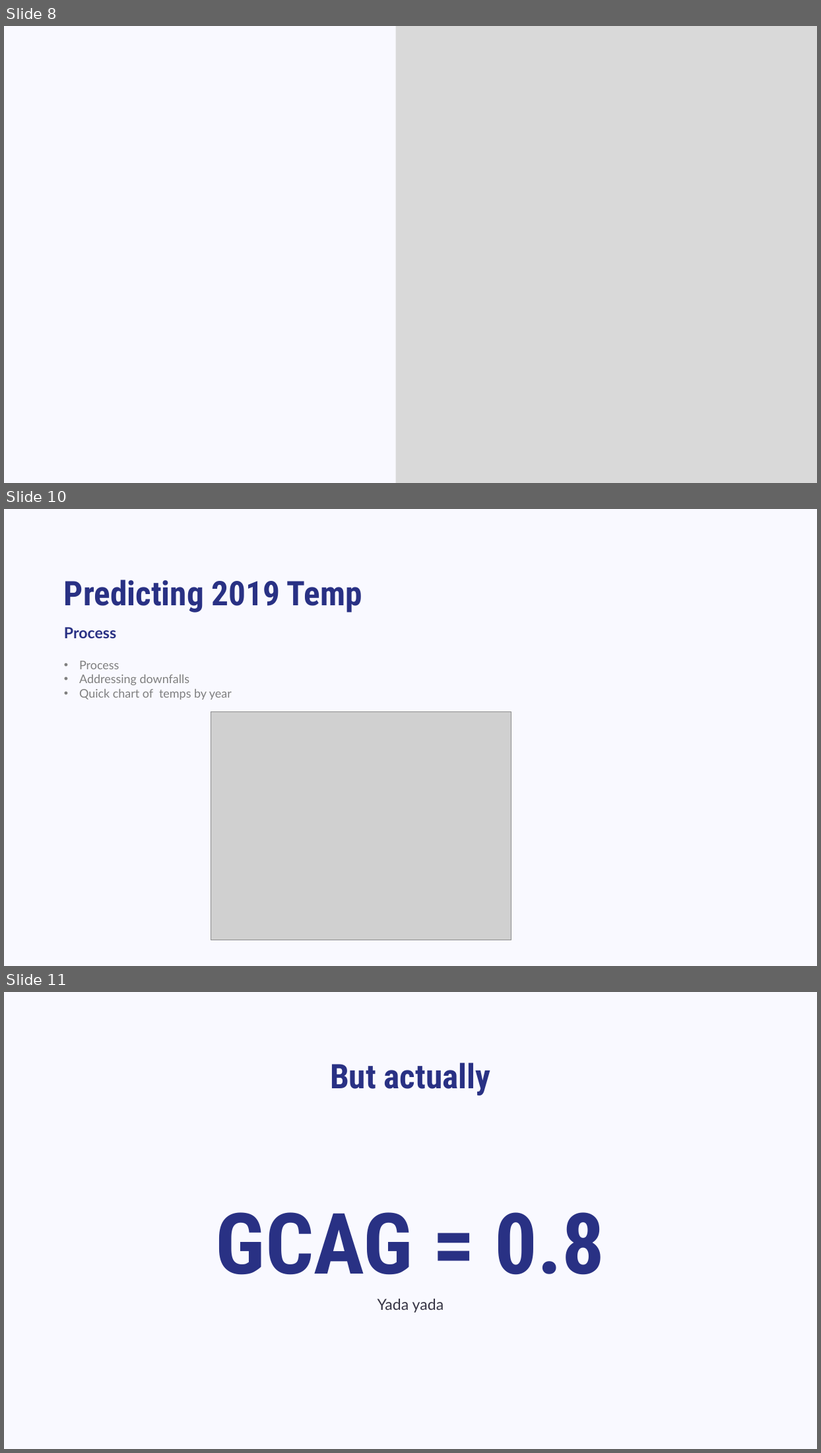
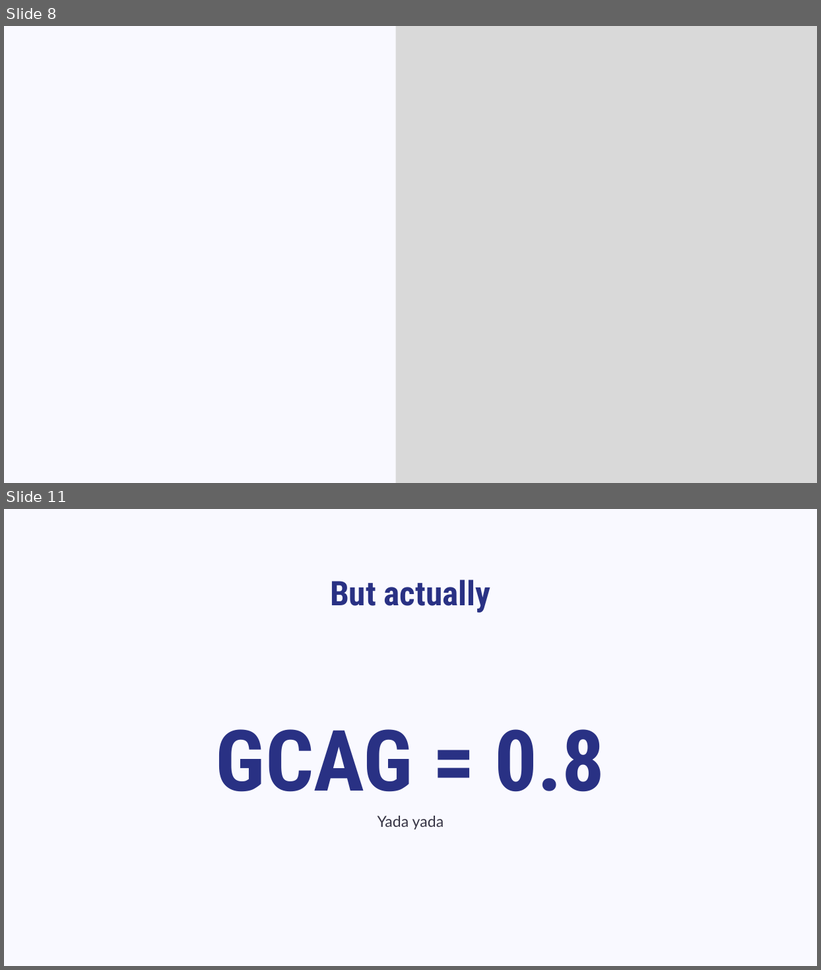
Before and after one commit to hkd8/Final-Project, a slide deck: FinalProject-ChengIteration2.pptx. Shown one above the other, each under a label of ours: slides 8, 10 and 11 before the commit, slides 8 and 11 after it; the slides between them are not shown. The pictures are 821x1453 and 821x970 pixels, drawn with LibreOffice and Linux fonts; fonts in the diff are those of the drawing; grey boxes stand for pictures; background and template pictures are left out. Boxes give left, top, right and bottom in pixels: in the first picture for what was removed or moved away, otherwise in the second. Text is boxed around its words. In the diff, an @@ line names an element or a change of style, - is before the commit and + after.

```diff
--- a/FinalProject-ChengIteration2.pptx
+++ b/FinalProject-ChengIteration2.pptx
@@ slide 10 removed at <box>4,509,817,966</box>, background #F9F9FF @@
@@ text removed at <box>64,580,362,613</box> @@
-Predicting 2019 Temp
@@ text removed at <box>64,627,116,638</box> @@
-Process
@@ text removed at <box>79,661,232,700</box> @@
-• Process
-• Addressing downfalls
-• Quick chart of temps by year
@@ picture removed at <box>211,712,511,941</box> @@
```
Also in this commit, not shown: 5 slides changed, 1 slide added, 5 other files.
